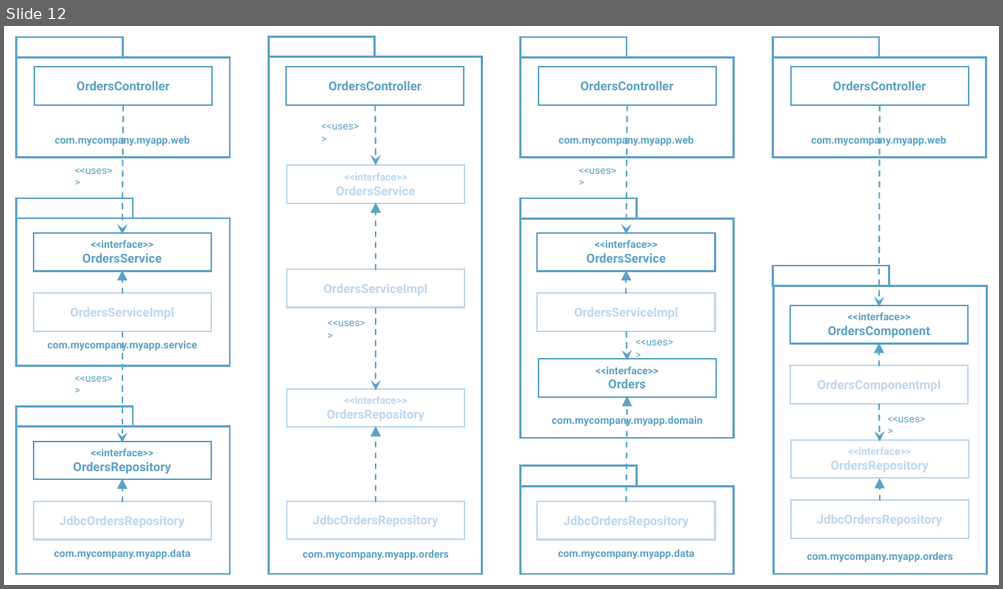
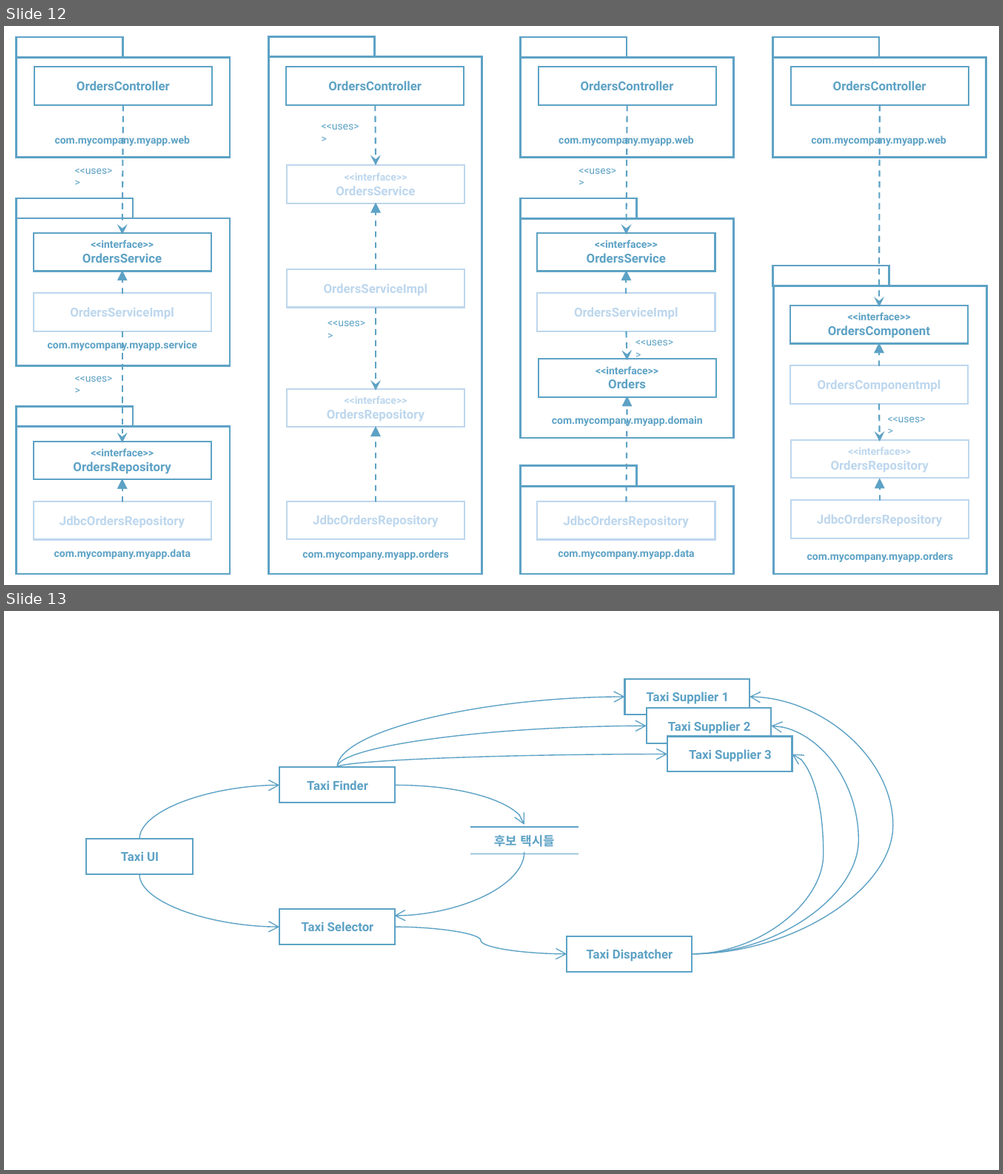
Before and after one commit to rudaks-han/book-summary, a slide deck: Clean Architecture/ref/프레젠테이션1.pptx. Shown one above the other, each under a label of ours: slide 12 before the commit, slides 12 and 13 after it. The pictures are 1003x589 and 1003x1174 pixels, drawn with LibreOffice and Linux fonts; fonts in the diff are those of the drawing. Boxes give left, top, right and bottom in pixels: in the first picture for what was removed or moved away, otherwise in the second. Text is boxed around its words. In the diff, an @@ line names an element or a change of style, - is before the commit and + after.

```diff
--- a/Clean Architecture/ref/프레젠테이션1.pptx
+++ b/Clean Architecture/ref/프레젠테이션1.pptx
@@ slide 13 added at box(4, 611, 999, 1170), background #FFFFFF @@
@@ curved arrow added from (337, 768) to (625, 697), #5DA2C5 1 pt @@
@@ rectangle added at box(625, 679, 749, 715), outline #5DA2C5 1.5 pt @@
@@ text added at box(646, 692, 729, 704), 12 pt, text #5DA2C5, bold @@
+Taxi Supplier 1
@@ curved arrow added from (691, 954) to (749, 697), #5DA2C5 1 pt @@
@@ rectangle added at box(646, 708, 771, 743), fill #FFFFFF, outline #5DA2C5 1.5 pt @@
@@ text added at box(668, 721, 751, 734), 12 pt, text #5DA2C5, bold @@
+Taxi Supplier 2
@@ curved arrow added from (337, 768) to (646, 726), #5DA2C5 1 pt @@
@@ rectangle added at box(667, 736, 792, 772), fill #FFFFFF, outline #5DA2C5 1.5 pt @@
@@ curved arrow added from (691, 954) to (771, 726), #5DA2C5 1 pt @@
@@ curved arrow added from (337, 768) to (667, 755), #5DA2C5 1 pt @@
@@ text added at box(688, 749, 771, 762), 12 pt, text #5DA2C5, bold @@
+Taxi Supplier 3
@@ curved arrow added from (691, 954) to (792, 755), #5DA2C5 1 pt @@
@@ curved arrow added from (140, 840) to (279, 786), #5DA2C5 1 pt @@
@@ rectangle added at box(279, 768, 394, 803), outline #5DA2C5 1.5 pt @@
@@ text added at box(307, 780, 368, 790), 12 pt, text #5DA2C5, bold @@
+Taxi Finder
@@ curved arrow added from (395, 786) to (524, 825), #5DA2C5 1 pt @@
@@ line added from (470, 827) to (578, 827), #5DA2C5 1 pt @@
@@ rectangle added at box(86, 840, 192, 875), outline #5DA2C5 1.5 pt @@
@@ text added at box(121, 851, 159, 861), 12 pt, text #5DA2C5, bold @@
+Taxi UI
@@ curved arrow added from (524, 852) to (394, 916), #5DA2C5 1 pt @@
@@ line added from (470, 854) to (578, 854), #5DA2C5 1 pt @@
@@ text added at box(494, 835, 554, 847), 12 pt, text #5DA2C5, bold @@
+후보 택시들
@@ curved arrow added from (140, 874) to (279, 927), #5DA2C5 1 pt @@
@@ rectangle added at box(279, 909, 394, 945), outline #5DA2C5 1.5 pt @@
@@ text added at box(301, 922, 374, 931), 12 pt, text #5DA2C5, bold @@
+Taxi Selector
@@ curved arrow added from (395, 927) to (566, 954), #5DA2C5 1 pt @@
@@ rectangle added at box(566, 937, 691, 972), outline #5DA2C5 1.5 pt @@
@@ text added at box(586, 949, 672, 962), 12 pt, text #5DA2C5, bold @@
+Taxi Dispatcher
```
Also in this commit, not shown: 3 other slides added, 9 other files.
